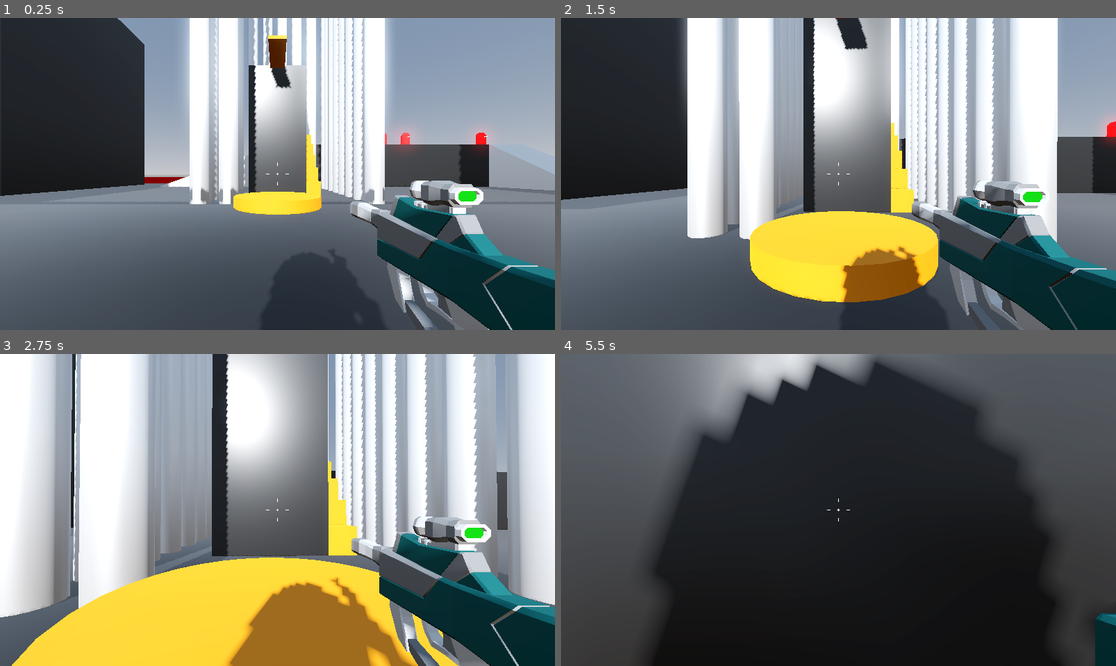
Above: before the commit, frames 1-4 (two rows, left to right).
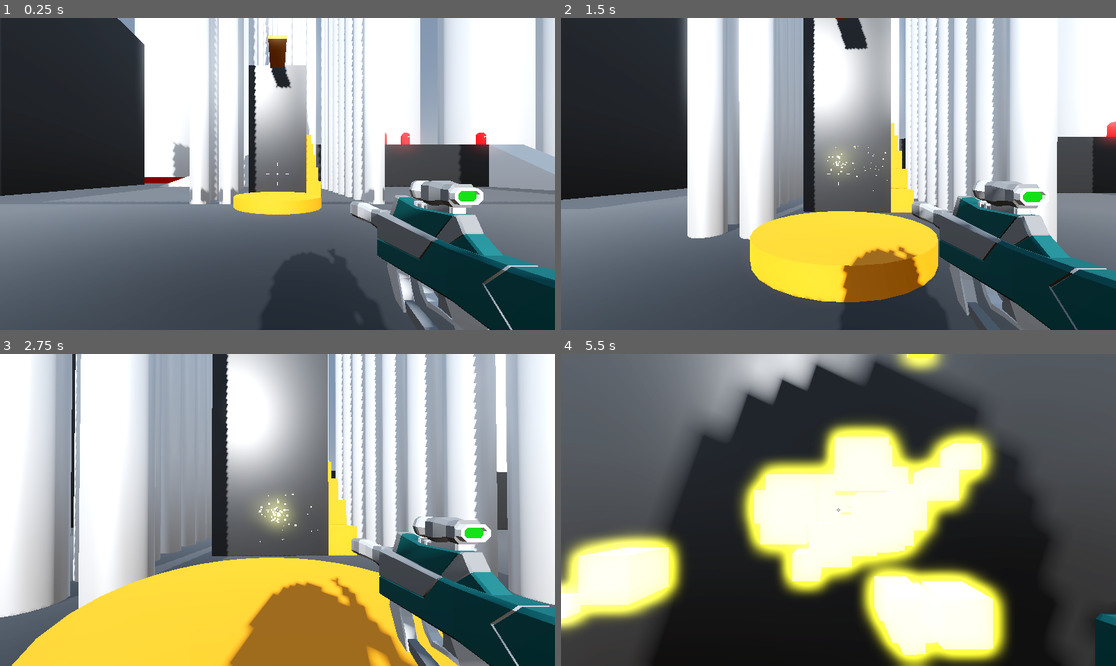
Above: after the commit, the same moments.

Repository: Assasquid/robot_rampage
Game: Godot game, scene res://Scenes/Levels/sand_box.tscn
Same seed, same stepped clock (60 frames per second), same inputs: the game is played once before the commit and once after it.
Inputs (mouse positions are in pixels of both pictures, inside the frame that each line leads up to):
- Up to frame 1 (0.25 s): no input
- Up to frame 2 (1.5 s): tap Enter at 0.5 s; move the mouse to (866, 174) at 0.52 s; press the mouse at (866, 174) at 0.53 s; hold W (move_forward) from 0.53 s (still down); tap Space (jump) at 0.77 s; move the mouse to (810, 174) at 1.27 s; release the mouse at (810, 174) at 1.28 s; click (810, 174) at 1.35 s
- Up to frame 3 (2.75 s): keep holding W (move_forward); tap Space (jump) at 1.52 s; move the mouse to (288, 503) at 2.02 s; press the mouse at (288, 503) at 2.03 s
- Up to frame 4 (5.5 s): keep holding W (move_forward); move the mouse to (832, 516) at 2.77 s; release the mouse at (832, 516) at 2.78 s; click (832, 516) at 2.85 s; tap Space (jump) at 3.02, 3.77, 4.52, 5 s; move the mouse to (877, 513) at 3.52 s; press the mouse at (877, 513) at 3.53 s; move the mouse to (794, 506) at 4.27 s; release the mouse at (794, 506) at 4.28 s; click (794, 506) at 4.35 s; move the mouse to (844, 510) at 5.02 s; press the mouse at (844, 510) at 5.03 s

The runs differ from the first frame. In frame 1, 15% of the frame differs, in the area x 24-100%, y 0-52%; in frame 2, 4.2%; in frame 3, 1.4%; in frame 4, 31%, in the area x 0-81%, y 0-100%.

Commit message:
Add particles on collision.

Diff:
--- a/Scenes/Levels/sand_box.tscn
+++ b/Scenes/Levels/sand_box.tscn
@@ -716,6 +716,110 @@
 size = Vector3(57, 0.2, 1)
 material = ExtResource("5_47xnw")
 
+[node name="Column32" type="CSGCylinder3D" parent="NavigationRegion3D/LevelObjects"]
+transform = Transform3D(1, 0, 0, 0, 1, 0, 0, 0, 1, -30, 30, -60)
+use_collision = true
+radius = 10.0
+height = 600.0
+sides = 20
+material = ExtResource("4_bglnl")
+
+[node name="Column36" type="CSGCylinder3D" parent="NavigationRegion3D/LevelObjects"]
+transform = Transform3D(1, 0, 0, 0, 1, 0, 0, 0, 1, -60, 30, -60)
+use_collision = true
+radius = 10.0
+height = 600.0
+sides = 20
+material = ExtResource("4_bglnl")
+
+[node name="Column39" type="CSGCylinder3D" parent="NavigationRegion3D/LevelObjects"]
+transform = Transform3D(1, 0, 0, 0, 1, 0, 0, 0, 1, -90, 30, -60)
+use_collision = true
+radius = 10.0
+height = 600.0
+sides = 20
+material = ExtResource("4_bglnl")
+
+[node name="Column42" type="CSGCylinder3D" parent="NavigationRegion3D/LevelObjects"]
+transform = Transform3D(1, 0, 0, 0, 1, 0, 0, 0, 1, -120, 30, -60)
+use_collision = true
+radius = 10.0
+height = 600.0
+sides = 20
+material = ExtResource("4_bglnl")
+
+[node name="Column43" type="CSGCylinder3D" parent="NavigationRegion3D/LevelObjects"]
+transform = Transform3D(1, 0, 0, 0, 1, 0, 0, 0, 1, -150, 30, -60)
+use_collision = true
+radius = 10.0
+height = 600.0
+sides = 20
+material = ExtResource("4_bglnl")
+
+[node name="Column47" type="CSGCylinder3D" parent="NavigationRegion3D/LevelObjects"]
+transform = Transform3D(1, 0, 0, 0, 1, 0, 0, 0, 1, -180, 30, -60)
+use_collision = true
+radius = 10.0
+height = 600.0
+sides = 20
+material = ExtResource("4_bglnl")
+
+[node name="Column33" type="CSGCylinder3D" parent="NavigationRegion3D/LevelObjects"]
+transform = Transform3D(1, 0, 0, 0, 1, 0, 0, 0, 1, 0, 30, -60)
+use_collision = true
+radius = 10.0
+height = 600.0
+sides = 20
+material = ExtResource("4_bglnl")
+
+[node name="Column34" type="CSGCylinder3D" parent="NavigationRegion3D/LevelObjects"]
+transform = Transform3D(1, 0, 0, 0, 1, 0, 0, 0, 1, 30, 30, -60)
+use_collision = true
+radius = 10.0
+height = 600.0
+sides = 20
+material = ExtResource("4_bglnl")
+
+[node name="Column35" type="CSGCylinder3D" parent="NavigationRegion3D/LevelObjects"]
+transform = Transform3D(1, 0, 0, 0, 1, 0, 0, 0, 1, 60, 30, -60)
+use_collision = true
+radius = 10.0
+height = 600.0
+sides = 20
+material = ExtResource("4_bglnl")
+
+[node name="Column40" type="CSGCylinder3D" parent="NavigationRegion3D/LevelObjects"]
+transform = Transform3D(1, 0, 0, 0, 1, 0, 0, 0, 1, 90, 30, -60)
+use_collision = true
+radius = 10.0
+height = 600.0
+sides = 20
+material = ExtResource("4_bglnl")
+
+[node name="Column41" type="CSGCylinder3D" parent="NavigationRegion3D/LevelObjects"]
+transform = Transform3D(1, 0, 0, 0, 1, 0, 0, 0, 1, 120, 30, -60)
+use_collision = true
+radius = 10.0
+height = 600.0
+sides = 20
+material = ExtResource("4_bglnl")
+
+[node name="Column44" type="CSGCylinder3D" parent="NavigationRegion3D/LevelObjects"]
+transform = Transform3D(1, 0, 0, 0, 1, 0, 0, 0, 1, 150, 30, -60)
+use_collision = true
+radius = 10.0
+height = 600.0
+sides = 20
+material = ExtResource("4_bglnl")
+
+[node name="Column45" type="CSGCylinder3D" parent="NavigationRegion3D/LevelObjects"]
+transform = Transform3D(1, 0, 0, 0, 1, 0, 0, 0, 1, 180, 30, -60)
+use_collision = true
+radius = 10.0
+height = 600.0
+sides = 20
+material = ExtResource("4_bglnl")
+
 [node name="Enemy" parent="." instance=ExtResource("7_yi0pb")]
 transform = Transform3D(1, 0, 0, 0, 1, 0, 0, 0, 1, 2, 1, 27)
 
--- a/Scenes/SMG.tscn
+++ b/Scenes/SMG.tscn
@@ -62,23 +62,27 @@
 [node name="MuzzleFlash" type="GPUParticles3D" parent="." index="3"]
 transform = Transform3D(1, 0, 0, 0, 1, 0, 0, 0, 1, 0.7, -0.3, -1.8)
 material_override = SubResource("StandardMaterial3D_qowly")
+cast_shadow = 0
 emitting = false
 lifetime = 0.07
 one_shot = true
 explosiveness = 1.0
 fixed_fps = 60
 visibility_aabb = AABB(-4, -4, -2.35268, 8, 8, 4.70535)
+local_coords = true
 process_material = SubResource("ParticleProcessMaterial_y6udb")
 draw_pass_1 = SubResource("BoxMesh_24fyk")
 
 [node name="GPUParticles3D" type="GPUParticles3D" parent="." index="4"]
 transform = Transform3D(1, 0, 0, 0, 1, 0, 0, 0, 1, 0.7, -0.3, -1.8)
 material_override = SubResource("StandardMaterial3D_pcre2")
+cast_shadow = 0
 emitting = false
 amount = 32
 lifetime = 0.05
 one_shot = true
 explosiveness = 1.0
 fixed_fps = 60
+local_coords = true
 process_material = SubResource("ParticleProcessMaterial_4ltgj")
 draw_pass_1 = SubResource("BoxMesh_eevd8")
--- a/Scenes/hitscan_weapon.tscn
+++ b/Scenes/hitscan_weapon.tscn
@@ -1,9 +1,11 @@
-[gd_scene load_steps=2 format=3 uid="uid://b3w3hydiii1fh"]
+[gd_scene load_steps=3 format=3 uid="uid://b3w3hydiii1fh"]
 
 [ext_resource type="Script" path="res://Scripts/hitscan_weapon.gd" id="1_chdy0"]
+[ext_resource type="PackedScene" uid="uid://sajt4upbrbcf" path="res://Scenes/sparks.tscn" id="2_enkj3"]
 
 [node name="HitscanWeapon" type="Node3D"]
 script = ExtResource("1_chdy0")
+sparks = ExtResource("2_enkj3")
 
 [node name="CooldownTimer" type="Timer" parent="."]
 one_shot = true
--- /dev/null
+++ b/Scenes/sparks.tscn
@@ -0,0 +1,93 @@
+[gd_scene load_steps=9 format=3 uid="uid://sajt4upbrbcf"]
+
+[sub_resource type="StandardMaterial3D" id="StandardMaterial3D_uibp0"]
+emission_enabled = true
+emission = Color(1, 1, 0, 1)
+emission_energy_multiplier = 5.0
+
+[sub_resource type="Curve" id="Curve_sm7y3"]
+_data = [Vector2(0, 1), 0.0, 0.0, 0, 0, Vector2(1, 0), 0.0, 0.0, 0, 0]
+point_count = 2
+
+[sub_resource type="CurveTexture" id="CurveTexture_4gcee"]
+curve = SubResource("Curve_sm7y3")
+
+[sub_resource type="ParticleProcessMaterial" id="ParticleProcessMaterial_ilmod"]
+direction = Vector3(0, 1, 0)
+spread = 180.0
+initial_velocity_min = 1.0
+initial_velocity_max = 5.0
+scale_min = 0.5
+scale_curve = SubResource("CurveTexture_4gcee")
+
+[sub_resource type="BoxMesh" id="BoxMesh_ouvv4"]
+size = Vector3(0.1, 0.1, 0.1)
+
+[sub_resource type="Animation" id="Animation_rinuk"]
+resource_name = "Spark"
+tracks/0/type = "value"
+tracks/0/imported = false
+tracks/0/enabled = true
+tracks/0/path = NodePath(".:emitting")
+tracks/0/interp = 1
+tracks/0/loop_wrap = true
+tracks/0/keys = {
+"times": PackedFloat32Array(0),
+"transitions": PackedFloat32Array(1),
+"update": 1,
+"values": [true]
+}
+tracks/1/type = "method"
+tracks/1/imported = false
+tracks/1/enabled = true
+tracks/1/path = NodePath(".")
+tracks/1/interp = 1
+tracks/1/loop_wrap = true
+tracks/1/keys = {
+"times": PackedFloat32Array(1),
+"transitions": PackedFloat32Array(1),
+"values": [{
+"args": [],
+"method": &"queue_free"
+}]
+}
+
+[sub_resource type="Animation" id="Animation_f2fii"]
+length = 0.001
+tracks/0/type = "value"
+tracks/0/imported = false
+tracks/0/enabled = true
+tracks/0/path = NodePath(".:emitting")
+tracks/0/interp = 1
+tracks/0/loop_wrap = true
+tracks/0/keys = {
+"times": PackedFloat32Array(0),
+"transitions": PackedFloat32Array(1),
+"update": 1,
+"values": [false]
+}
+
+[sub_resource type="AnimationLibrary" id="AnimationLibrary_5bjry"]
+_data = {
+"RESET": SubResource("Animation_f2fii"),
+"Spark": SubResource("Animation_rinuk")
+}
+
+[node name="Sparks" type="GPUParticles3D"]
+top_level = true
+material_override = SubResource("StandardMaterial3D_uibp0")
+cast_shadow = 0
+emitting = false
+amount = 32
+lifetime = 0.5
+one_shot = true
+explosiveness = 1.0
+fixed_fps = 60
+process_material = SubResource("ParticleProcessMaterial_ilmod")
+draw_pass_1 = SubResource("BoxMesh_ouvv4")
+
+[node name="AnimationPlayer" type="AnimationPlayer" parent="."]
+libraries = {
+"": SubResource("AnimationLibrary_5bjry")
+}
+autoplay = "Spark"
--- a/Scripts/hitscan_weapon.gd
+++ b/Scripts/hitscan_weapon.gd
@@ -3,6 +3,7 @@
 @export var weapon_mesh: Node3D
 @export var muzzle_flash: GPUParticles3D
 @export var muzzle_flash2: GPUParticles3D
+@export var sparks: PackedScene
 
 @export var fire_rate := 14.0
 @export var recoil := 0.05
@@ -31,3 +32,6 @@
 	weapon_mesh.position.z += recoil
 	if collider is Enemy:
 		collider.health -= weapon_damage
+	var spark = sparks.instantiate()
+	add_child(spark)
+	spark.global_position = ray_cast_3d.get_collision_point()
